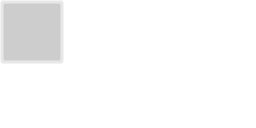
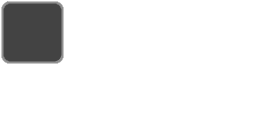
Layered file, before and after one edit (256 × 128). Changes by layer:
removed layer "BG" over [0, 0, 64, 64]
added layer "BoxBorder" above "BoxBg" over [1, 1, 64, 64]
added layer "BoxBg" over [2, 2, 62, 62]
